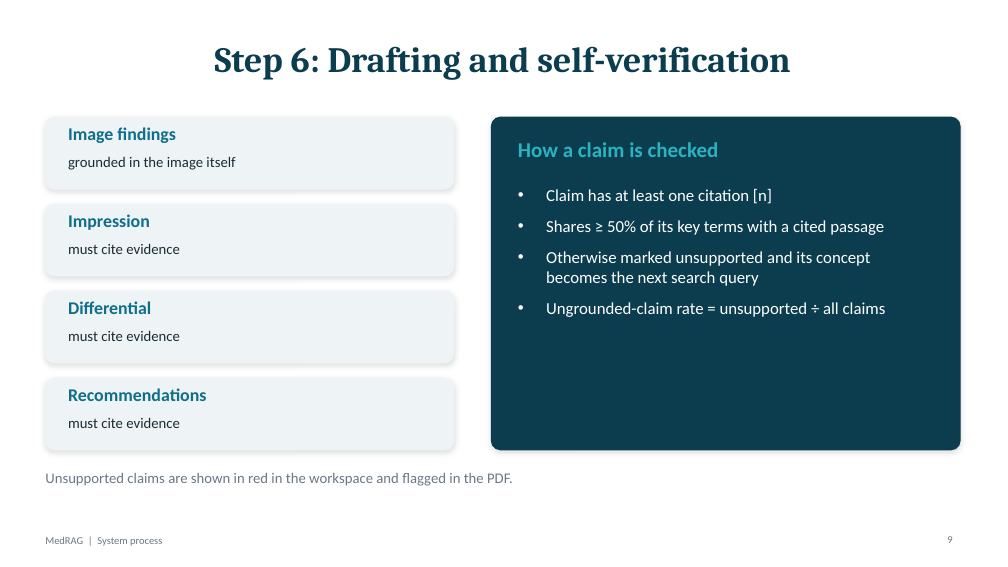
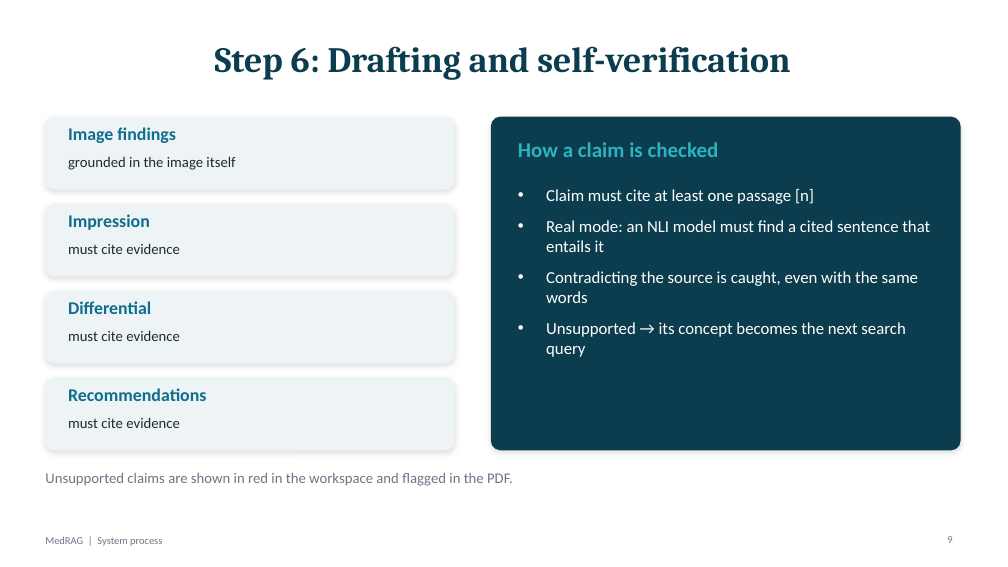
Before and after one commit to DanishAliRaza08/MEDRAG, a slide deck: slide 9 of docs/MedRAG_Process.pptx. Drawn at 1008x567 pixels with LibreOffice and Linux fonts; fonts in the diff are those of the drawing. Boxes give left, top, right and bottom in pixels: in the first picture for what was removed or moved away, otherwise in the second. Text is boxed around its words. In the diff, an @@ line names an element or a change of style, - is before the commit and + after.

```diff
--- a/docs/MedRAG_Process.pptx
+++ b/docs/MedRAG_Process.pptx
@@ text at box(546, 189, 930, 357): text changed @@
-• Claim has at least one citation [n]
-• Shares ≥ 50% of its key terms with a cited passage
-• Otherwise marked unsupported and its concept becomes the next search query
-• Ungrounded-claim rate = unsupported ÷ all claims
+• Claim must cite at least one passage [n]
+• Real mode: an NLI model must find a cited sentence that entails it
+• Contradicting the source is caught, even with the same words
+• Unsupported → its concept becomes the next search query
```
Also in this commit, not shown: 4 other slides changed, 2 slides added, 10 other files.
